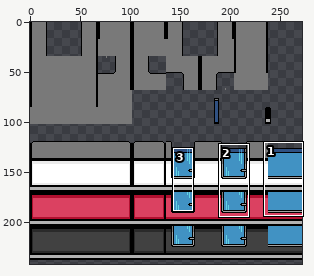
Two states of a sprite sheet, Z-wall-tiles.png. The picture above shows the old version from afar; the outline marks the close-up.
Close-up. Before the edit:
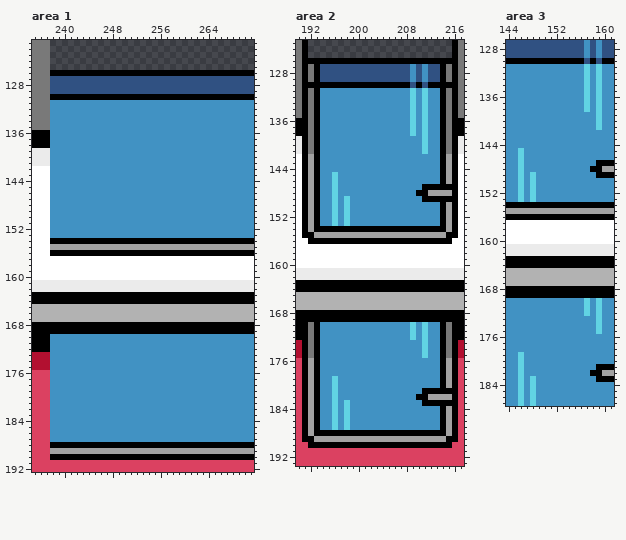
The file is 272x272 pixels. Shown: area 1: x 235..271, y 121..192; area 2: x 190..217, y 123..193; area 3: x 144..161, y 127..187. The wide view leaves out empty margins. The commit also changed other parts of the picture, which this record leaves out.
After the commit:
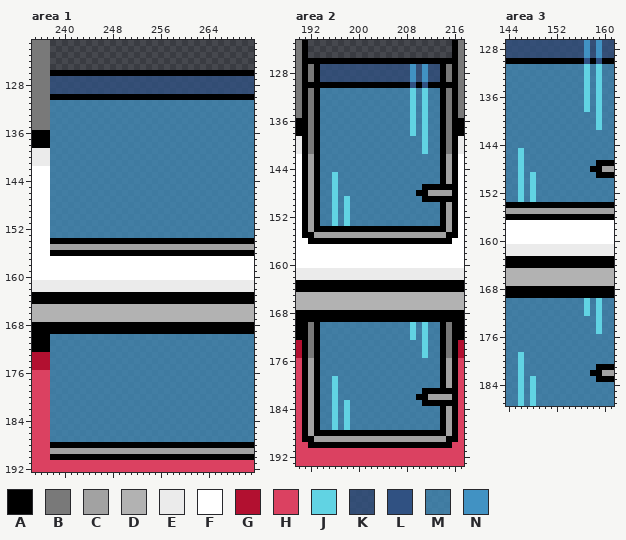
Palette (. is transparent): A #000000  B #797979  C #a2a2a2  D #b2b2b2  E #ebebeb  F #ffffff  G #b21030  H #db4161  J #61d3e3  K #305182c9  L #305182  M #4192c3bb  N #4192c3
The exact change:
Changed rows in their new state; - is an unchanged pixel.
Area 1:
first column x 238:
127 KKKKKKKKKKKKKKKKKKKKKKKKKKKKKKKKKK
128 KKKKKKKKKKKKKKKKKKKKKKKKKKKKKKKKKK
129 KKKKKKKKKKKKKKKKKKKKKKKKKKKKKKKKKK
131 MMMMMMMMMMMMMMMMMMMMMMMMMMMMMMMMMM
132 MMMMMMMMMMMMMMMMMMMMMMMMMMMMMMMMMM
133 MMMMMMMMMMMMMMMMMMMMMMMMMMMMMMMMMM
134 MMMMMMMMMMMMMMMMMMMMMMMMMMMMMMMMMM
135 MMMMMMMMMMMMMMMMMMMMMMMMMMMMMMMMMM
136 MMMMMMMMMMMMMMMMMMMMMMMMMMMMMMMMMM
137 MMMMMMMMMMMMMMMMMMMMMMMMMMMMMMMMMM
138 MMMMMMMMMMMMMMMMMMMMMMMMMMMMMMMMMM
139 MMMMMMMMMMMMMMMMMMMMMMMMMMMMMMMMMM
140 MMMMMMMMMMMMMMMMMMMMMMMMMMMMMMMMMM
141 MMMMMMMMMMMMMMMMMMMMMMMMMMMMMMMMMM
142 MMMMMMMMMMMMMMMMMMMMMMMMMMMMMMMMMM
143 MMMMMMMMMMMMMMMMMMMMMMMMMMMMMMMMMM
144 MMMMMMMMMMMMMMMMMMMMMMMMMMMMMMMMMM
145 MMMMMMMMMMMMMMMMMMMMMMMMMMMMMMMMMM
146 MMMMMMMMMMMMMMMMMMMMMMMMMMMMMMMMMM
147 MMMMMMMMMMMMMMMMMMMMMMMMMMMMMMMMMM
148 MMMMMMMMMMMMMMMMMMMMMMMMMMMMMMMMMM
149 MMMMMMMMMMMMMMMMMMMMMMMMMMMMMMMMMM
150 MMMMMMMMMMMMMMMMMMMMMMMMMMMMMMMMMM
151 MMMMMMMMMMMMMMMMMMMMMMMMMMMMMMMMMM
152 MMMMMMMMMMMMMMMMMMMMMMMMMMMMMMMMMM
153 MMMMMMMMMMMMMMMMMMMMMMMMMMMMMMMMMM
first column x 238:
170 MMMMMMMMMMMMMMMMMMMMMMMMMMMMMMMMMM
171 MMMMMMMMMMMMMMMMMMMMMMMMMMMMMMMMMM
172 MMMMMMMMMMMMMMMMMMMMMMMMMMMMMMMMMM
173 MMMMMMMMMMMMMMMMMMMMMMMMMMMMMMMMMM
174 MMMMMMMMMMMMMMMMMMMMMMMMMMMMMMMMMM
175 MMMMMMMMMMMMMMMMMMMMMMMMMMMMMMMMMM
176 MMMMMMMMMMMMMMMMMMMMMMMMMMMMMMMMMM
177 MMMMMMMMMMMMMMMMMMMMMMMMMMMMMMMMMM
178 MMMMMMMMMMMMMMMMMMMMMMMMMMMMMMMMMM
179 MMMMMMMMMMMMMMMMMMMMMMMMMMMMMMMMMM
180 MMMMMMMMMMMMMMMMMMMMMMMMMMMMMMMMMM
181 MMMMMMMMMMMMMMMMMMMMMMMMMMMMMMMMMM
182 MMMMMMMMMMMMMMMMMMMMMMMMMMMMMMMMMM
183 MMMMMMMMMMMMMMMMMMMMMMMMMMMMMMMMMM
184 MMMMMMMMMMMMMMMMMMMMMMMMMMMMMMMMMM
185 MMMMMMMMMMMMMMMMMMMMMMMMMMMMMMMMMM
186 MMMMMMMMMMMMMMMMMMMMMMMMMMMMMMMMMM
187 MMMMMMMMMMMMMMMMMMMMMMMMMMMMMMMMMM
Area 2:
first column x 194:
127 KKKKKKKKKKKKKKK-K-KK
128 KKKKKKKKKKKKKKK-K-KK
129 KKKKKKKKKKKKKKK-K-KK
131 MMMMMMMMMMMMMMM-M-MM
132 MMMMMMMMMMMMMMM-M-MM
133 MMMMMMMMMMMMMMM-M-MM
134 MMMMMMMMMMMMMMM-M-MM
135 MMMMMMMMMMMMMMM-M-MM
136 MMMMMMMMMMMMMMM-M-MM
137 MMMMMMMMMMMMMMM-M-MM
138 MMMMMMMMMMMMMMM-M-MM
139 MMMMMMMMMMMMMMMMM-MM
140 MMMMMMMMMMMMMMMMM-MM
141 MMMMMMMMMMMMMMMMM-MM
142 MMMMMMMMMMMMMMMMMMMM
143 MMMMMMMMMMMMMMMMMMMM
144 MMMMMMMMMMMMMMMMMMMM
145 MM-MMMMMMMMMMMMMMMMM
146 MM-MMMMMMMMMMMMMMMMM
147 MM-MMMMMMMMMMMMMM---
148 MM-MMMMMMMMMMMMM----
149 MM-M-MMMMMMMMMMMM---
150 MM-M-MMMMMMMMMMMMMMM
151 MM-M-MMMMMMMMMMMMMMM
152 MM-M-MMMMMMMMMMMMMMM
153 MM-M-MMMMMMMMMMMMMMM
first column x 194:
170 MMMMMMMMMMMMMMM-M-MM
171 MMMMMMMMMMMMMMM-M-MM
172 MMMMMMMMMMMMMMM-M-MM
173 MMMMMMMMMMMMMMMMM-MM
174 MMMMMMMMMMMMMMMMM-MM
175 MMMMMMMMMMMMMMMMM-MM
176 MMMMMMMMMMMMMMMMMMMM
177 MMMMMMMMMMMMMMMMMMMM
178 MMMMMMMMMMMMMMMMMMMM
179 MM-MMMMMMMMMMMMMMMMM
180 MM-MMMMMMMMMMMMMMMMM
181 MM-MMMMMMMMMMMMMM---
182 MM-MMMMMMMMMMMMM----
183 MM-M-MMMMMMMMMMMM---
184 MM-M-MMMMMMMMMMMMMMM
185 MM-M-MMMMMMMMMMMMMMM
186 MM-M-MMMMMMMMMMMMMMM
187 MM-M-MMMMMMMMMMMMMMM
Area 3:
first column x 144:
127 KKKKKKKKKKKKK-K-KK
128 KKKKKKKKKKKKK-K-KK
129 KKKKKKKKKKKKK-K-KK
131 MMMMMMMMMMMMM-M-MM
132 MMMMMMMMMMMMM-M-MM
133 MMMMMMMMMMMMM-M-MM
134 MMMMMMMMMMMMM-M-MM
135 MMMMMMMMMMMMM-M-MM
136 MMMMMMMMMMMMM-M-MM
137 MMMMMMMMMMMMM-M-MM
138 MMMMMMMMMMMMM-M-MM
139 MMMMMMMMMMMMMMM-MM
140 MMMMMMMMMMMMMMM-MM
141 MMMMMMMMMMMMMMM-MM
142 MMMMMMMMMMMMMMMMMM
143 MMMMMMMMMMMMMMMMMM
144 MMMMMMMMMMMMMMMMMM
145 MM-MMMMMMMMMMMMMMM
146 MM-MMMMMMMMMMMMMMM
147 MM-MMMMMMMMMMMM---
148 MM-MMMMMMMMMMM----
149 MM-M-MMMMMMMMMM---
150 MM-M-MMMMMMMMMMMMM
151 MM-M-MMMMMMMMMMMMM
152 MM-M-MMMMMMMMMMMMM
153 MM-M-MMMMMMMMMMMMM
first column x 144:
170 MMMMMMMMMMMMM-M-MM
171 MMMMMMMMMMMMM-M-MM
172 MMMMMMMMMMMMM-M-MM
173 MMMMMMMMMMMMMMM-MM
174 MMMMMMMMMMMMMMM-MM
175 MMMMMMMMMMMMMMM-MM
176 MMMMMMMMMMMMMMMMMM
177 MMMMMMMMMMMMMMMMMM
178 MMMMMMMMMMMMMMMMMM
179 MM-MMMMMMMMMMMMMMM
180 MM-MMMMMMMMMMMMMMM
181 MM-MMMMMMMMMMMM---
182 MM-MMMMMMMMMMM----
183 MM-M-MMMMMMMMMM---
184 MM-M-MMMMMMMMMMMMM
185 MM-M-MMMMMMMMMMMMM
186 MM-M-MMMMMMMMMMMMM
187 MM-M-MMMMMMMMMMMMM
